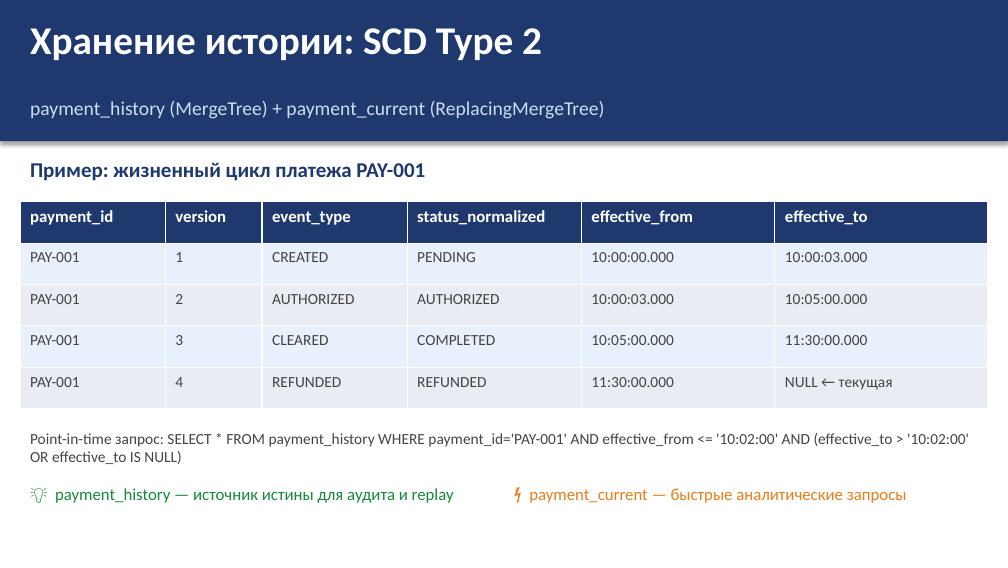
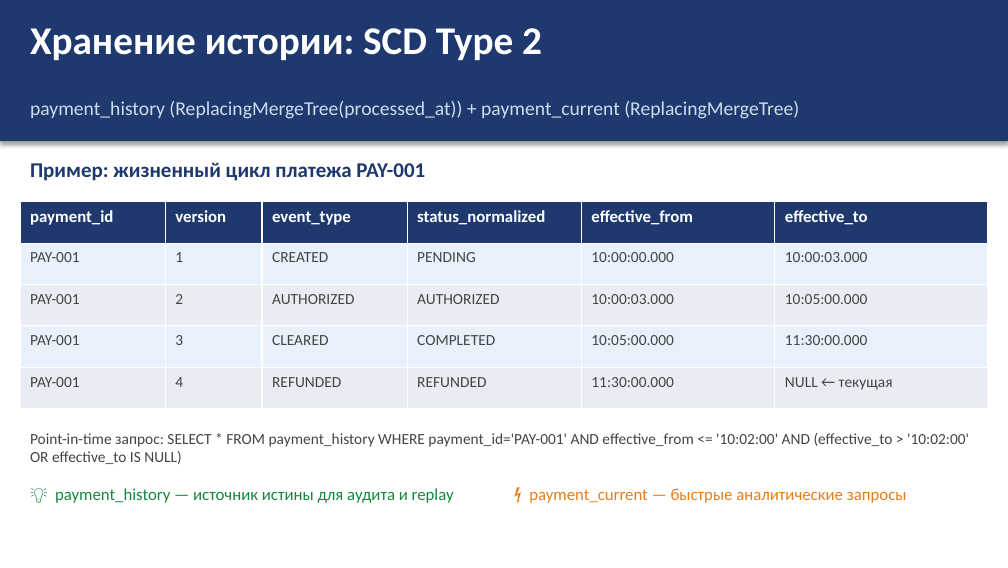
Before and after one commit to icheve/thesis, a slide deck: slide 9 of docs/ВКР_Ичев_Presentation.pptx. Drawn at 1008x568 pixels with LibreOffice and Linux fonts; fonts in the diff are those of the drawing. Boxes give left, top, right and bottom in pixels: in the first picture for what was removed or moved away, otherwise in the second. Text is boxed around its words. In the diff, an @@ line names an element or a change of style, - is before the commit and + after.

```diff
--- a/docs/ВКР_Ичев_Presentation.pptx
+++ b/docs/ВКР_Ичев_Presentation.pptx
@@ text at [30,101,799,119]: text changed @@
-payment_history (MergeTree) + payment_current (ReplacingMergeTree)
+payment_history (ReplacingMergeTree(processed_at)) + payment_current (ReplacingMergeTree)
```
Also in this commit, not shown: 4 other slides changed, 12 other files.
